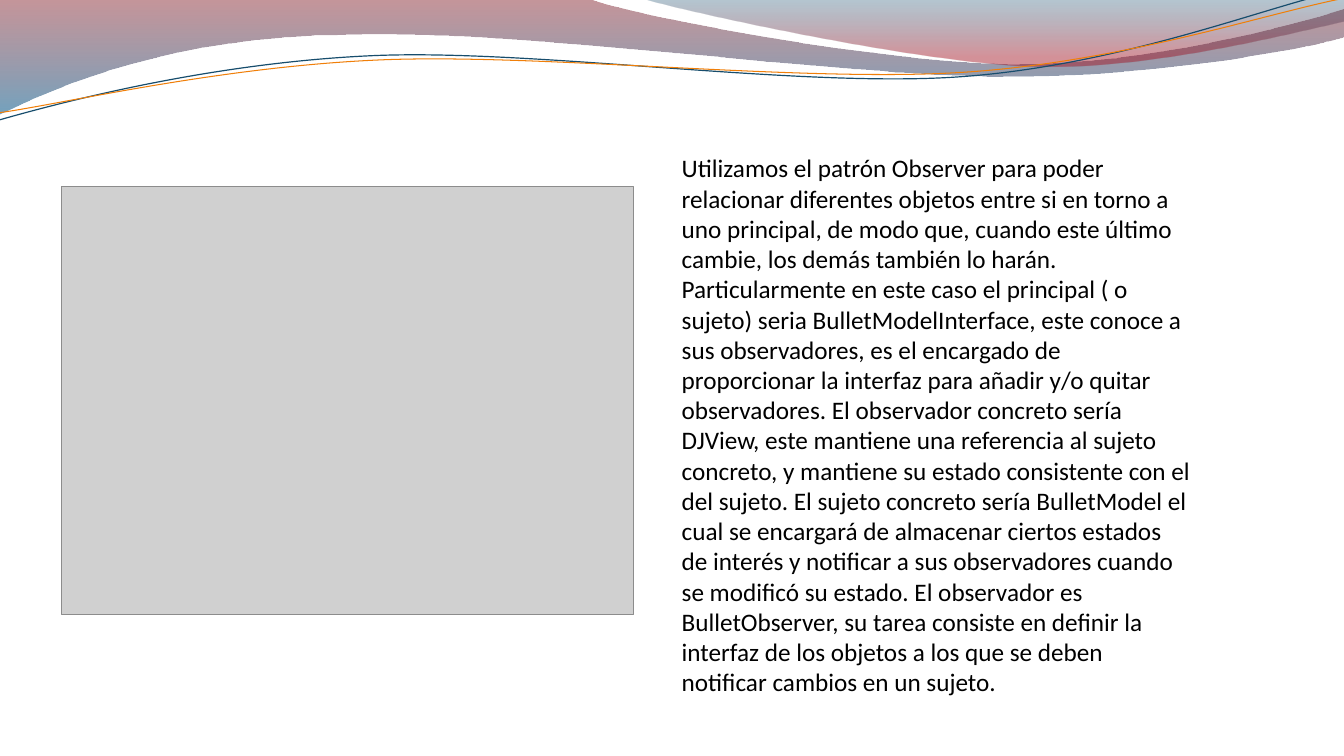
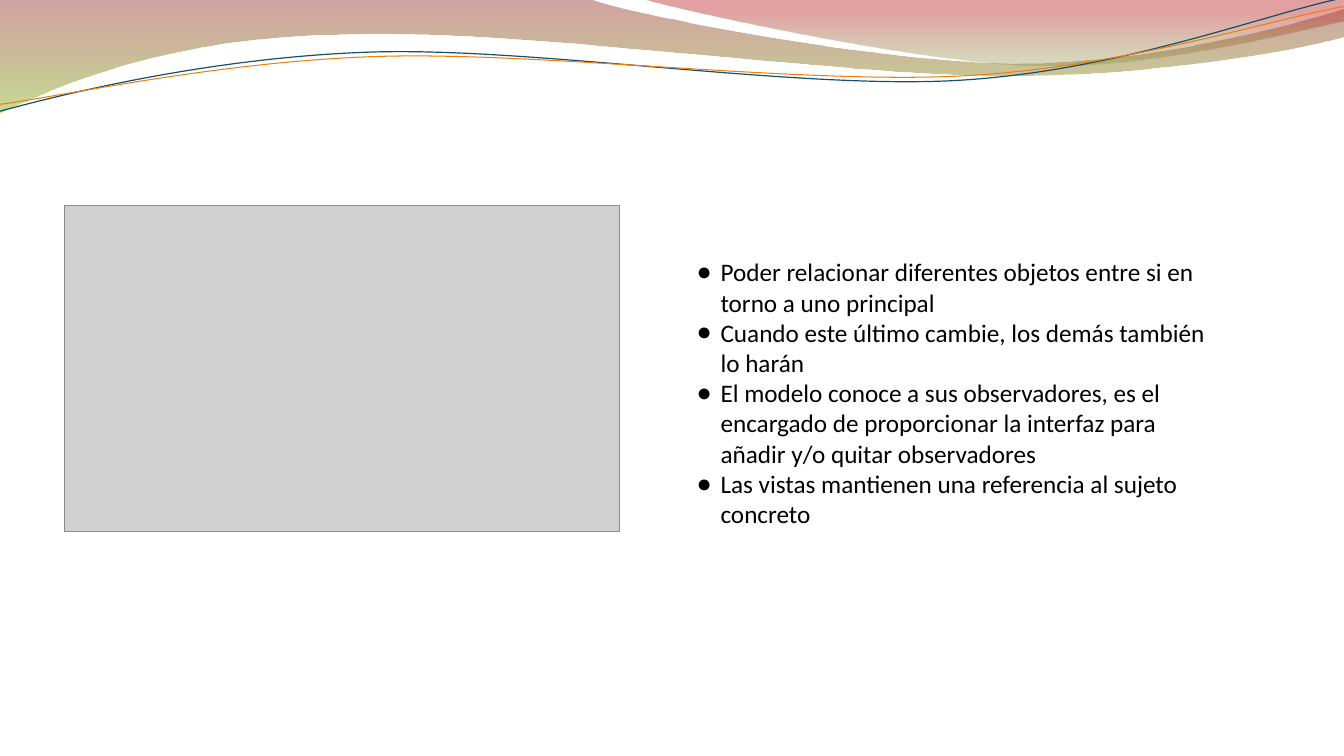
Before and after one commit to jerebenitez/2017-UNC-IngSoft-cmd, a slide deck: slide 19 of docs/Pesentación.pptx (slide 18 before the commit). Drawn at 1344x756 pixels with LibreOffice and Linux fonts; fonts in the diff are those of the drawing; grey boxes stand for pictures; background and template pictures are left out. Boxes give left, top, right and bottom in pixels: in the first picture for what was removed or moved away, otherwise in the second. Text is boxed around its words. In the diff, an @@ line names an element or a change of style, - is before the commit and + after.

Commit message:
presentacion

```diff
--- a/docs/Pesentación.pptx
+++ b/docs/Pesentación.pptx
@@ freeform shape at [0, 0, 1344, 114]: fill gradient #7E1621 to #005689 to gradient #973330 to #95C238; outline redrawn @@
@@ freeform shape: place and size @@
-freeform shape at [0, 0, 1344, 125]
+freeform shape at [0, 0, 1344, 118]
@@ freeform shape at [0, 0, 1344, 118]: outline #184E6D 0.85 pt to #174D6D 0.85 pt @@
@@ freeform shape: place and size @@
-freeform shape at [0, 0, 1344, 120]
+freeform shape at [0, 6, 1344, 113]
@@ freeform shape at [0, 6, 1344, 113]: outline #F07F09 0.75 pt to #F07F09 0.74 pt @@
@@ freeform shape at [644, 0, 1344, 70]: fill gradient #094467 to #A10F1F to gradient #769537 to #BE3330; outline redrawn @@
@@ text "observer" at [126, 75, 377, 84]: size 45 to 50 pt @@
@@ picture: place and size @@
-picture at [62, 187, 633, 614]
+picture at [65, 206, 619, 531]
@@ text at [721, 263, 1204, 523]: text changed @@
-Utilizamos el patrón Observer para poder relacionar diferentes objetos entre si en torno a uno principal, de modo que, cuando este último cambie, los demás también lo harán. Particularmente en este caso el principal ( o sujeto) seria BulletModelInterface, este conoce a sus observadores, es el encargado de proporcionar la interfaz para añadir y/o quitar observadores. El observador concreto sería DJView, este mantiene una referencia al sujeto concreto, y mantiene su estado consistente con el del sujeto. El sujeto concreto sería BulletModel el cual se encargará de almacenar ciertos estados de interés y notificar a sus observadores cuando se modificó su estado. El observador es BulletObserver, su tarea consiste en definir la interfaz de los objetos a los que se deben notificar cambios en un sujeto.
+● Poder relacionar diferentes objetos entre si en torno a uno principal
+● Cuando este último cambie, los demás también lo harán
+● El modelo conoce a sus observadores, es el encargado de proporcionar la interfaz para añadir y/o quitar observadores
+● Las vistas mantienen una referencia al sujeto concreto
```
Also in this commit, not shown: 23 other slides changed, 1 slide added.
